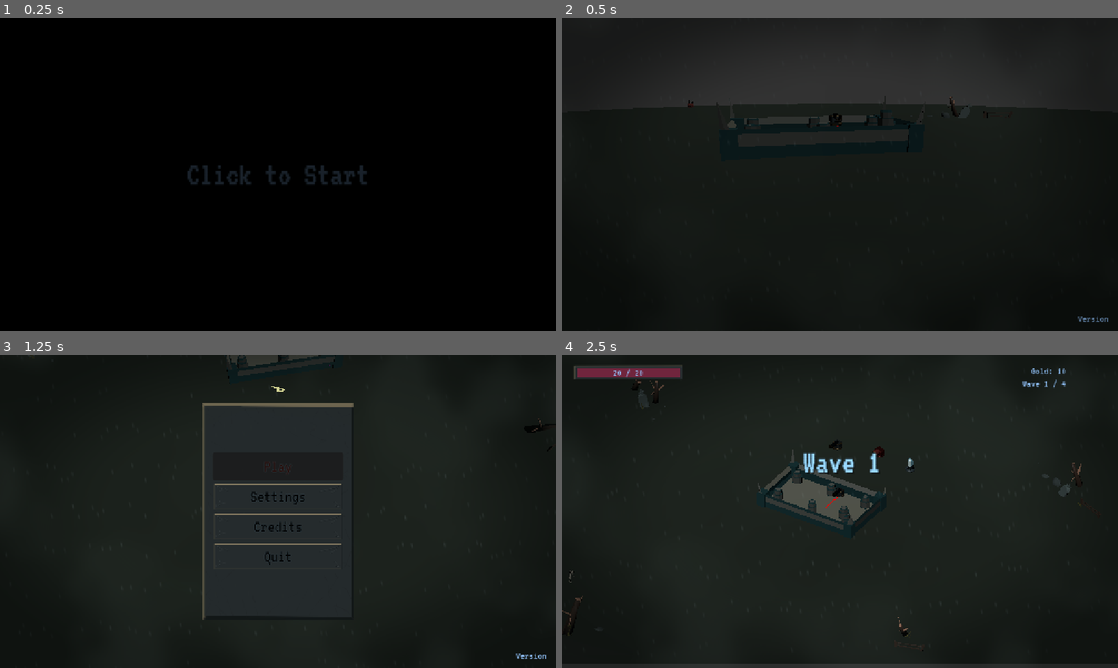
Above: before the commit, frames 1-4 (two rows, left to right).
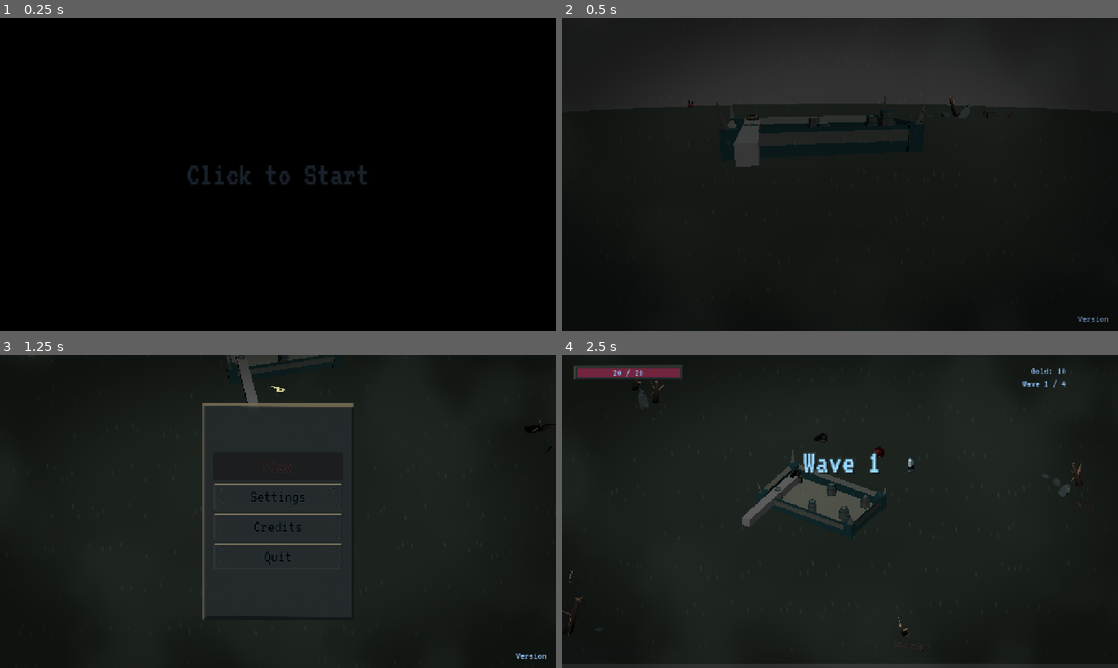
Above: after the commit, the same moments.

Repository: JeremyMarkWilcox/Tower-Defense
Game: Godot game, scene res://core/ui/boot.tscn
Two runs of this game, one before a commit and one after it. Both use one fixed random seed, a clock stepped at 60 frames per second and the inputs below. Sound files missing from this copy of the repository are replaced by a short silence.
Inputs (mouse positions are in pixels of both pictures, inside the frame that each line leads up to):
- Up to frame 1 (0.25 s): no input
- Up to frame 2 (0.5 s): no input
- Up to frame 3 (1.25 s): tap Enter at 0.5 s; move the mouse to (400, 495) at 0.52 s; hold Right (ui_right) from 0.53 s (still down); hold Space (thread_cut) from 0.53 s (still down); click (400, 495) at 0.67 s
- Up to frame 4 (2.5 s): move the mouse to (728, 527) at 1.27 s; release Right (ui_right) at 1.28 s; release Space (thread_cut) at 1.28 s; hold Down (ui_down) 1.28-2.03 s; tap E (thread_next) at 1.35 s; move the mouse to (895, 442) at 2.02 s; hold Right (ui_right) from 2.03 s (still down); hold Q (thread_prev) from 2.03 s (still down)

Frame 1 is identical in both runs. In frame 2, 0.6% of the frame differs, in the area x 30-51%, y 30-48%; in frame 3, 0.3%; in frame 4, 0.5%.

Commit message:
not quite right lol

Diff:
--- a/game/data/towers/bullet.gd
+++ b/game/data/towers/bullet.gd
@@ -1,10 +1,8 @@
-extends RigidBody3D
+extends Area3D
 
-@export var direction := Vector3(1,0,0)
+@export var direction : Vector3
+@export var damage := 1000.0
 @export var bulletSpeed := 1.0
-# Called when the node enters the scene tree for the first time.
-func _ready() -> void:
-	pass # Replace with function body.
 
 
 # Called every frame. 'delta' is the elapsed time since the previous frame.
@@ -12,4 +10,10 @@
 	position.x += direction.x * bulletSpeed * delta
 	position.y += direction.y * bulletSpeed * delta
 	position.z += direction.z * bulletSpeed * delta
-	pass
+
+
+func _on_area_entered(area: Area3D) -> void:
+	if (area.collision_layer == 2):
+		var enemy := area.get_parent()
+		enemy.take_damage(damage)
+		queue_free()
--- a/game/data/towers/bullet.tscn
+++ b/game/data/towers/bullet.tscn
@@ -2,16 +2,21 @@
 
 [ext_resource type="Script" uid="uid://bdqi3hlmsoi1j" path="res://game/data/towers/bullet.gd" id="1_2q6dw"]
 
-[sub_resource type="SphereShape3D" id="SphereShape3D_xkro6"]
+[sub_resource type="CylinderShape3D" id="CylinderShape3D_7l47o"]
+height = 10.0
+radius = 1.0
 
-[sub_resource type="SphereMesh" id="SphereMesh_xkro6"]
+[sub_resource type="CylinderMesh" id="CylinderMesh_g61ai"]
+height = 12.363
 
-[node name="Node3D" type="RigidBody3D" unique_id=222993637]
+[node name="Bullet" type="Area3D" unique_id=2058617444]
 collision_mask = 3
 script = ExtResource("1_2q6dw")
 
 [node name="CollisionShape3D" type="CollisionShape3D" parent="." unique_id=1106542266]
-shape = SubResource("SphereShape3D_xkro6")
+shape = SubResource("CylinderShape3D_7l47o")
 
 [node name="MeshInstance3D" type="MeshInstance3D" parent="." unique_id=1371440723]
-mesh = SubResource("SphereMesh_xkro6")
+mesh = SubResource("CylinderMesh_g61ai")
+
+[connection signal="area_entered" from="." to="." method="_on_area_entered"]
--- a/game/data/towers/tower.gd
+++ b/game/data/towers/tower.gd
@@ -1,23 +1,32 @@
 extends Node3D
 
 const bulletScene = preload("res://game/data/towers/bullet.tscn")
+@export var tower_data: TowerData
 
 @export var range_one: Area3D
 @export var range_two: Area3D
 @export var range_three: Area3D
 
-@export var twrFireRate := 2000
+@export var type := 0
+@export var level := 0
+@export var twrFireRate := 1000
 @export var twrDamage := 1
-@export var twrBulletSpeed := 10
+@export var twrBulletSpeed := 100
 @export var twrMesh: MeshInstance3D
 @export var turnRate := 5
 
+@export var shoot_timer: Timer
+
+var direction : Vector3
 var targetEnemy: Node3D = null
 
 func _ready() -> void:
-	_draw_debug_line()
+	twrDamage = tower_data.damageData[type][level]
+	twrFireRate = tower_data.fireRateData[type][level]
+	twrBulletSpeed = tower_data.bulletSpeedData[type][level]
 
 func _process(delta: float) -> void:
+	#targeting logic
 	if targetEnemy == null or not is_instance_valid(targetEnemy):
 		var bodies := range_three.get_overlapping_areas()
 		if bodies.size() > 0:
@@ -25,27 +34,22 @@
 		else:
 			targetEnemy = null
 			return
+	#aiming logic
+	direction = targetEnemy.global_position - global_position
 
-	var direction := targetEnemy.global_position - global_position
-	var target_angle := atan2(direction.x, direction.z)
-	rotation.y = lerp_angle(rotation.y, target_angle, turnRate * delta)
+	#shooting logic
+	if (targetEnemy):
+		if (shoot_timer.is_stopped()):
+			_shoot()
+			shoot_timer.start(tower_data.fireRateData[type][level])
 
-#ai debug front direction code
-func _draw_debug_line() -> void:
-	# We will use ImmediateMesh to draw a line from the tower center forward
-	var im := ImmediateMesh.new()
-	var mi := MeshInstance3D.new()
-	mi.mesh = im
+func _shoot() -> void:
+	#firing logic
+	var bulletInstance := bulletScene.instantiate()
+	bulletInstance.direction = direction.normalized()
+	add_sibling(bulletInstance)
+	bulletInstance.global_transform = self.global_transform
+	bulletInstance.damage = twrDamage
+	bulletInstance.bulletSpeed = twrBulletSpeed
 
-	# Make a simple material so the line is bright red
-	var mat := ORMMaterial3D.new()
-	mat.shading_mode = BaseMaterial3D.SHADING_MODE_UNSHADED
-	mat.albedo_color = Color.RED
-	mi.material_override = mat
-
-	add_child(mi)
-
-	im.surface_begin(Mesh.PRIMITIVE_LINES)
-	im.surface_add_vertex(Vector3.ZERO)
-	im.surface_add_vertex(Vector3(0, 0, -3)) # Draws 3 units down the local negative Z (Forward) axis
-	im.surface_end()
+	return
--- a/game/data/towers/tower.tscn
+++ b/game/data/towers/tower.tscn
@@ -1,6 +1,7 @@
 [gd_scene format=3 uid="uid://hfqj55tjn8l8"]
 
 [ext_resource type="Script" uid="uid://epix5p0brcyp" path="res://game/data/towers/tower.gd" id="1_6kh8y"]
+[ext_resource type="Resource" uid="uid://byui546w78od6" path="res://game/data/towers/tower_data.tres" id="2_g61ai"]
 
 [sub_resource type="CylinderShape3D" id="CylinderShape3D_xkro6"]
 height = 26.553223
@@ -16,14 +17,20 @@
 
 [sub_resource type="PlaceholderMesh" id="PlaceholderMesh_6kh8y"]
 
-[node name="Tower" type="Node3D" unique_id=2053335034 node_paths=PackedStringArray("range_one", "range_two", "range_three", "twrMesh")]
+[sub_resource type="BoxMesh" id="BoxMesh_xkro6"]
+size = Vector3(1, 1, 10)
+
+[node name="Tower" type="Node3D" unique_id=2053335034 node_paths=PackedStringArray("range_one", "range_two", "range_three", "twrMesh", "shoot_timer")]
 script = ExtResource("1_6kh8y")
+tower_data = ExtResource("2_g61ai")
 range_one = NodePath("rangeOne")
 range_two = NodePath("rangeTwo")
 range_three = NodePath("rangeThree")
 twrMesh = NodePath("TowerMesh")
+shoot_timer = NodePath("shootTimer")
 
-[node name="Timer" type="Timer" parent="." unique_id=1653151059]
+[node name="shootTimer" type="Timer" parent="." unique_id=1653151059]
+one_shot = true
 autostart = true
 
 [node name="rangeOne" type="Area3D" parent="." unique_id=1867613354]
@@ -49,3 +56,7 @@
 
 [node name="TowerMesh" type="MeshInstance3D" parent="." unique_id=1721241029]
 mesh = SubResource("PlaceholderMesh_6kh8y")
+
+[node name="MeshInstance3D" type="MeshInstance3D" parent="." unique_id=864183932]
+transform = Transform3D(1, 0, 0, 0, 1, 0, 0, 0, 1, 0, 0, -5.5665855)
+mesh = SubResource("BoxMesh_xkro6")
--- a/game/data/towers/towerdata.gd
+++ b/game/data/towers/towerdata.gd
@@ -18,9 +18,9 @@
 ]
 
 var fireRateData : Array[Array] = [
-	[10,20,30],
-	[10,20,30],
-	[10,20,30]
+	[.40,.40,.40],
+	[.10,.20,.30],
+	[.10,.20,.30]
 ]
 
 var bulletSpeedData : Array[Array] = [
--- a/game/game/game.tscn
+++ b/game/game/game.tscn
@@ -90,7 +90,7 @@
 [node name="Props" parent="World/Environment" unique_id=1002412612 instance=ExtResource("3_wgsev")]
 
 [node name="CannonTower" parent="World" unique_id=1976264692 instance=ExtResource("23_5e03w")]
-transform = Transform3D(1, 0, 0, 0, 1, 0, 0, 0, 1, -6.3367014, 2.791296, -5.9613943)
+transform = Transform3D(1, 0, 0, 0, 1, 0, 0, 0, 1, -8.499464, 2.791296, -5.864142)
 
 [node name="FireTower" parent="World" unique_id=570521196 instance=ExtResource("9_leid8")]
 transform = Transform3D(1, 0, 0, 0, 1, 0, 0, 0, 1, -1.9429172, 2.8008618, -8.238418)
--- a/game/stronghold/stronghold.gd
+++ b/game/stronghold/stronghold.gd
@@ -22,9 +22,9 @@
 	var cz := position.z
 
 	towerPositions = [
-		Vector3(cx - 0, cy, cz + 0),
-		Vector3(cx - 1.9, cy, cz - .4),
-		Vector3(cx + 2.4, cy, cz - 1.5),
+		Vector3(cx + 6, cy, cz + .5),
+		Vector3(cx + 1.5, cy, cz + 1.5),
+		Vector3(cx - 3, cy, cz + 2.5),
 		Vector3(cx - 5.4, cy, cz + 4.2),
 		Vector3(cx - 1.0, cy, cz + 3.4),
 		Vector3(cx + 3.3, cy, cz + 2.3)
@@ -50,20 +50,18 @@
 	newTower.position = towerPositions[slot]
 	newTower.twrDamage = towerdata.damageData[type][level]
 	newTower.twrFireRate = towerdata.fireRateData[type][level]
+	newTower.type = type
+	newTower.level = level
 
 	# 1. Add the tower to the scene tree first
 	add_child(newTower)
 
 	# 2. Grab the .glb PackedScene from your resource data
+	@warning_ignore("untyped_declaration")
 	var glb_scene = towerdata.get_scene(type, level)
-
-	if glb_scene:
-		# 3. Instantiate the .glb and place it right at the tower's origin (0,0,0)
-		var glb_instance = glb_scene.instantiate()
-		glb_instance.position = Vector3.ZERO
-		glb_instance.rotation.y = deg_to_rad(180)
-		newTower.add_child(glb_instance)
-	else:
-		push_warning("Could not find .glb scene for tower type/level!")
-
+	@warning_ignore("untyped_declaration")
+	var glb_instance = glb_scene.instantiate()
+	glb_instance.position = Vector3.ZERO
+	glb_instance.rotation.y = deg_to_rad(180)
+	newTower.add_child(glb_instance)
 	loadout[slot] = (type * 10) + level
